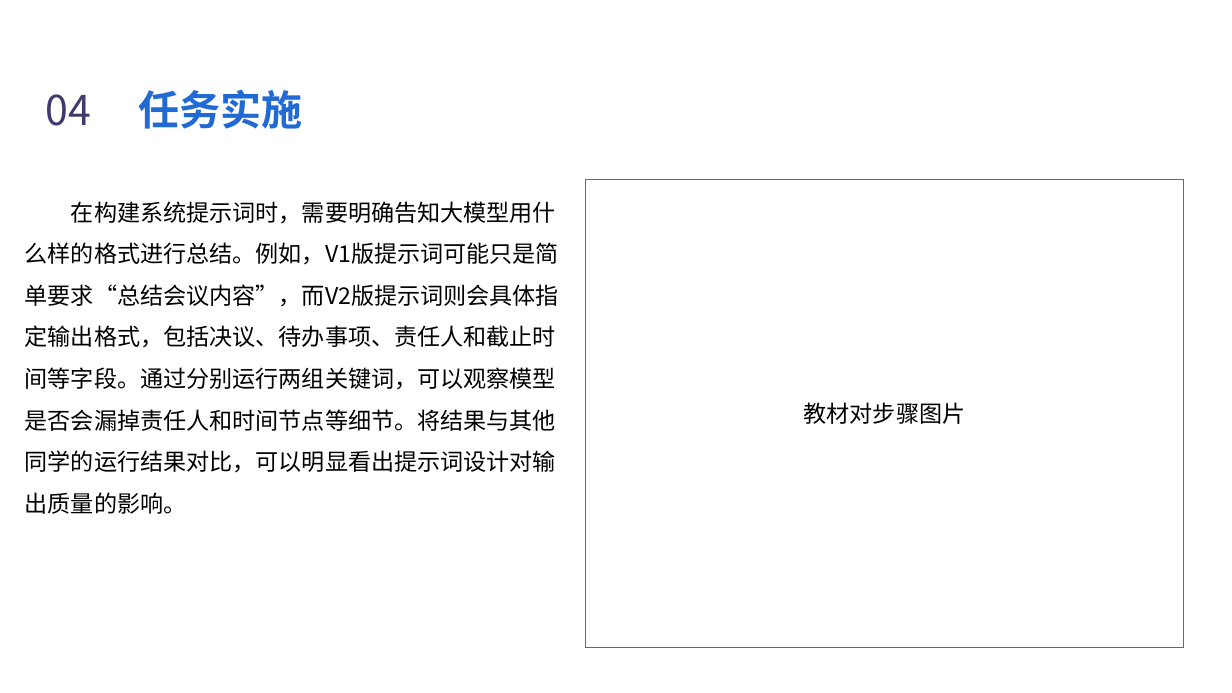
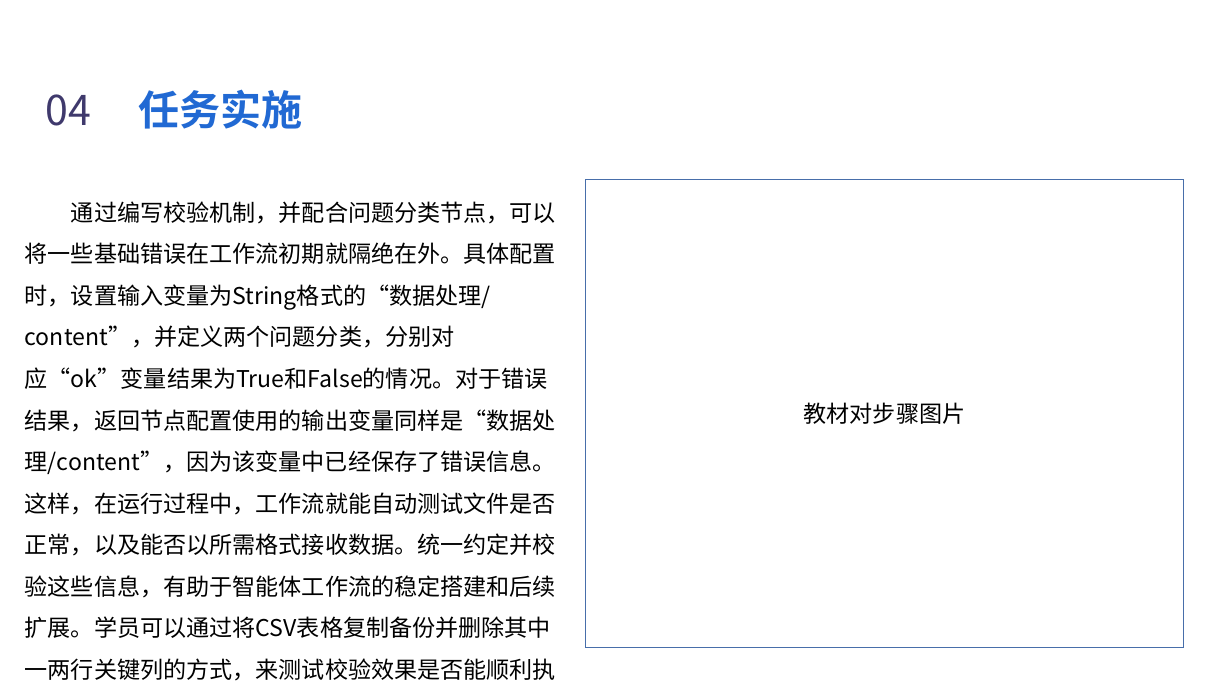
Before and after one commit to Silence1628/Ai_PPT, a slide deck: slide 35 of output/1.2_提示词工程.pptx (slide 33 before the commit). Drawn at 1232x693 pixels with LibreOffice and Linux fonts; fonts in the diff are those of the drawing; background and template pictures are left out. Boxes give left, top, right and bottom in pixels: in the first picture for what was removed or moved away, otherwise in the second. Text is boxed around its words. In the diff, an @@ line names an element or a change of style, - is before the commit and + after.

```diff
--- a/output/1.2_提示词工程.pptx
+++ b/output/1.2_提示词工程.pptx
@@ text at (25,201,556,638): text changed @@
-在构建系统提示词时，需要明确告知大模型用什么样的格式进行总结。例如，V1版提示词可能只是简单要求“总结会议内容”，而V2版提示词则会具体指定输出格式，包括决议、待办事项、责任人和截止时间等字段。通过分别运行两组关键词，可以观察模型是否会漏掉责任人和时间节点等细节。将结果与其他同学的运行结果对比，可以明显看出提示词设计对输出质量的影响。
+通过编写校验机制，并配合问题分类节点，可以将一些基础错误在工作流初期就隔绝在外。具体配置时，设置输入变量为String格式的“数据处理/content”，并定义两个问题分类，分别对应“ok”变量结果为True和False的情况。对于错误结果，返回节点配置使用的输出变量同样是“数据处理/content”，因为该变量中已经保存了错误信息。这样，在运行过程中，工作流就能自动测试文件是否正常，以及能否以所需格式接收数据。统一约定并校验这些信息，有助于智能体工作流的稳定搭建和后续扩展。学员可以通过将CSV表格复制备份并删除其中一两行关键列的方式，来测试校验效果是否能顺利执行。
```
Also in this commit, not shown: 13 other slides changed, 11 slides added, 10 slides removed, 10 other files.
